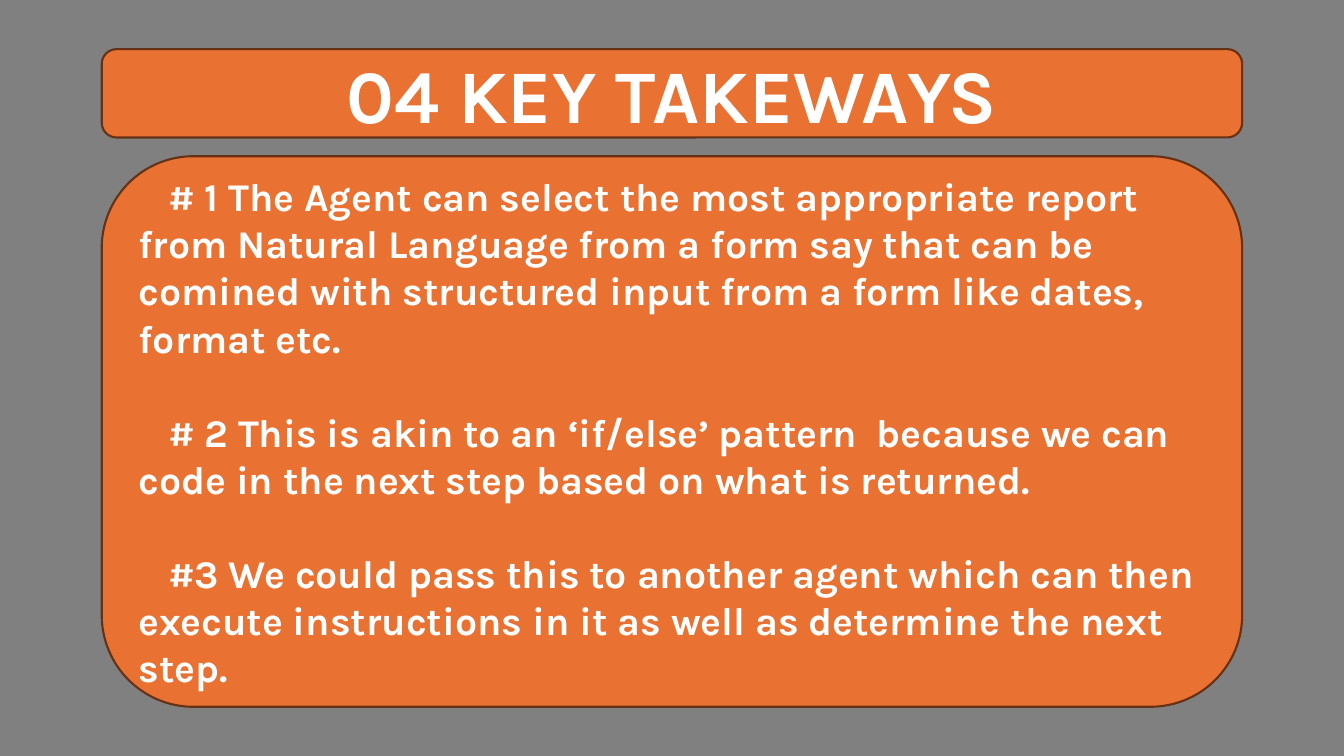
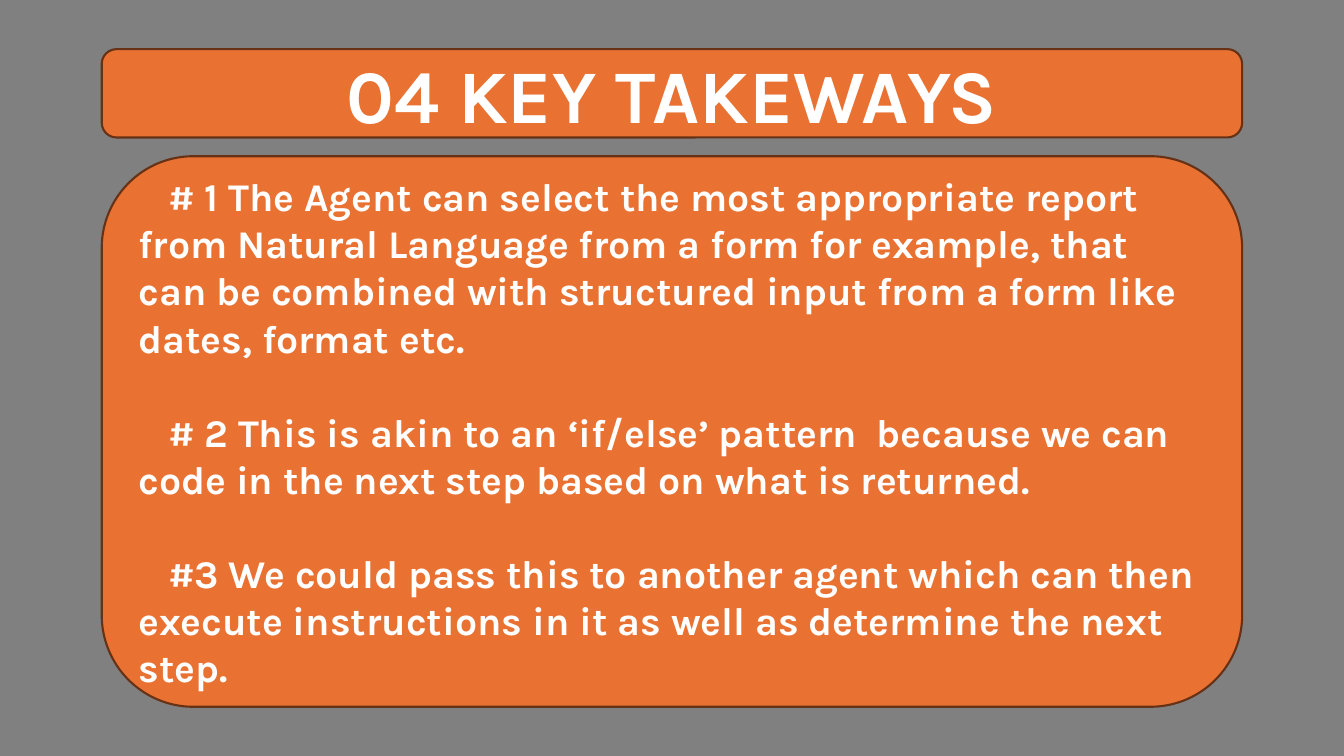
Before and after one commit to Python-Test-Engineer/btnpy, a slide deck: slide 7 of ai-agents.pptx. Drawn at 1344x756 pixels with LibreOffice and Linux fonts; fonts in the diff are those of the drawing. Boxes give left, top, right and bottom in pixels: in the first picture for what was removed or moved away, otherwise in the second. Text is boxed around its words. In the diff, an @@ line names an element or a change of style, - is before the commit and + after.

```diff
--- a/ai-agents.pptx
+++ b/ai-agents.pptx
@@ text in rounded rectangle at box(138, 183, 1177, 358): text changed @@
-# 1 The Agent can select the most appropriate report from Natural Language from a form say that can be comined with structured input from a form like dates, format etc.
+# 1 The Agent can select the most appropriate report from Natural Language from a form for example, that can be combined with structured input from a form like dates, format etc.
```
Also in this commit, not shown: 2 other slides changed, 7 other files.
